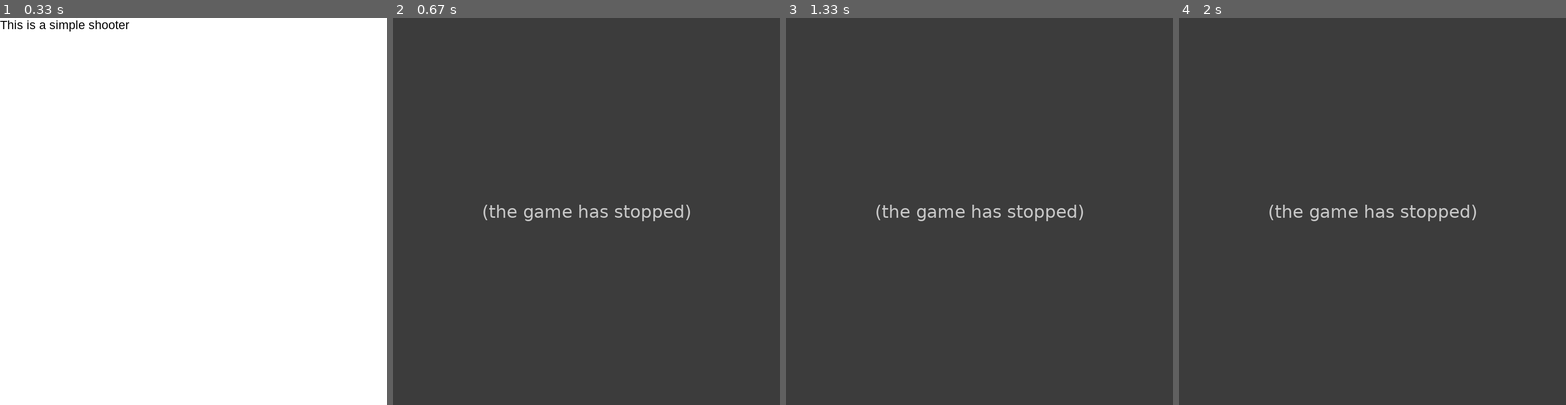
Above: before the commit, frames 1-4 (left to right).
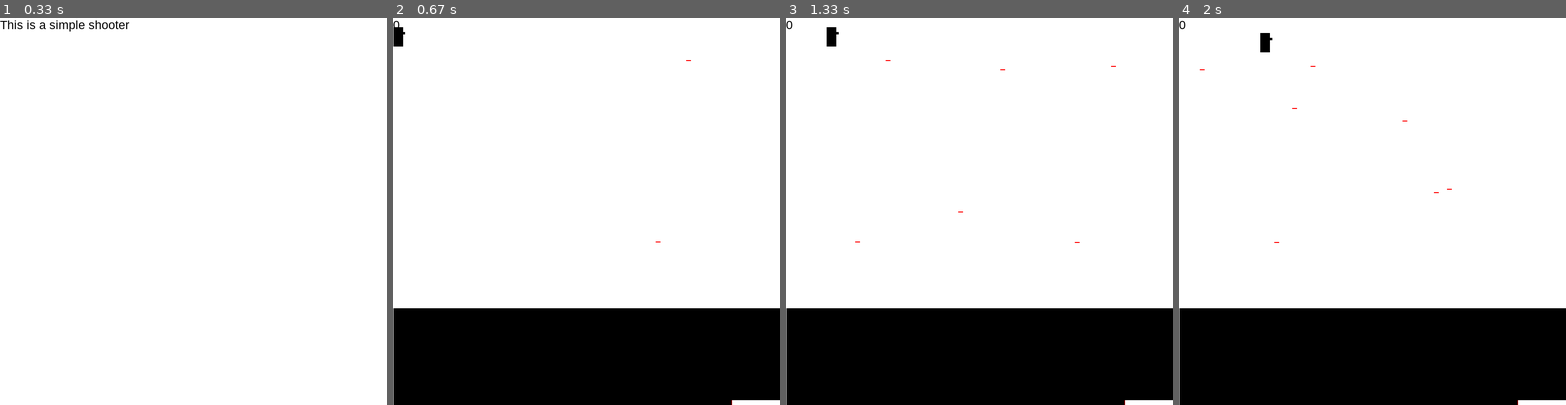
Above: after the commit, the same moments.

Repository: zwang20/SimpleShooter
Game: pygame game, started from project_ss.py
Same seed, same stepped clock (60 frames per second), same inputs: the game is played once before the commit and once after it.
Inputs:
- Up to frame 1 (0.33 s): no input
- Up to frame 2 (0.67 s): tap Space at 0.33 s
- Up to frame 3 (1.33 s): hold D 0.67-1.13 s; hold W from 1.17 s (still down)
- Up to frame 4 (2 s): release W at 1.47 s; hold D 1.5-1.97 s

Frame 1 is identical in both runs. In frame 2, 100% of the frame differs, in the area x 0-100%, y 0-100%; in frame 3, 100%; in frame 4, 100%.
Error before the commit: TypeError: Bullet.__init__() missing 2 required positional arguments: 'x' and 'y' (project_s...; the game stopped at 0.35 s (later frames are placeholders)

Commit message:
Bullet class
idk

Diff:
--- a/project_ss.py
+++ b/project_ss.py
@@ -179,7 +179,7 @@
                 if ss_fire == True:
                     if ss_cooldown < 90:
                         sge_print(game_display, 'Pew', ss_pos[0]+20, ss_pos[1])
-                        Bullet()
+                        Bullet(ss_pos[0]+20, ss_pos[1]+10, False)
                         # ss_bullets.append([ss_pos[0]+20, ss_pos[1]+10])
                         ss_cooldown += 20
             if ss_cooldown > 0:
